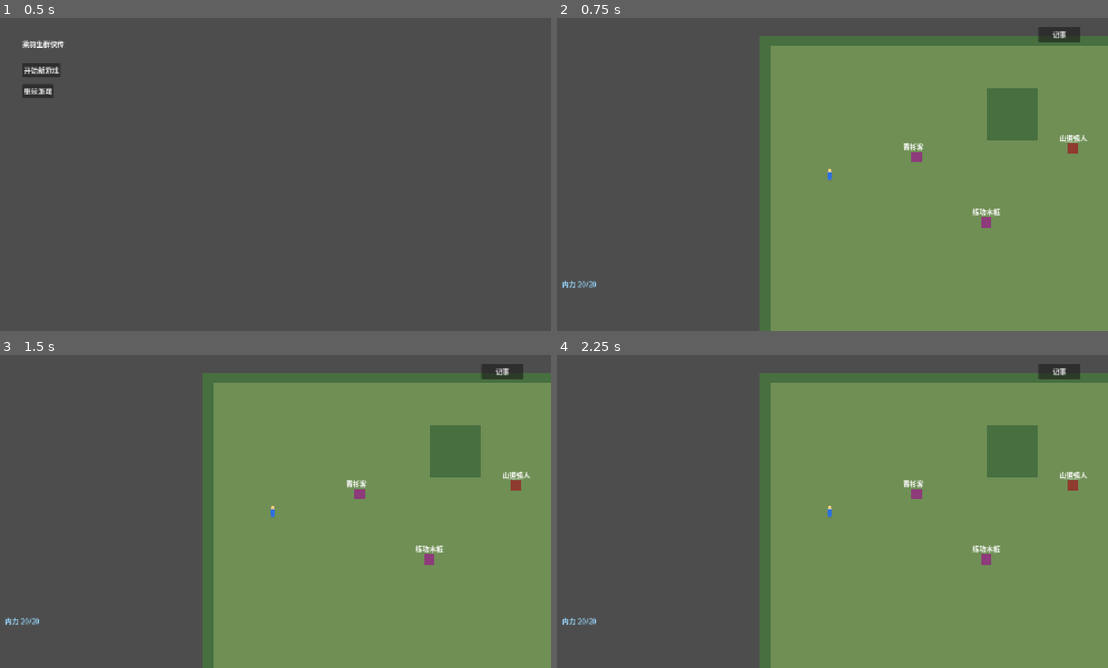
Above: before the commit, frames 1-4 (two rows, left to right).
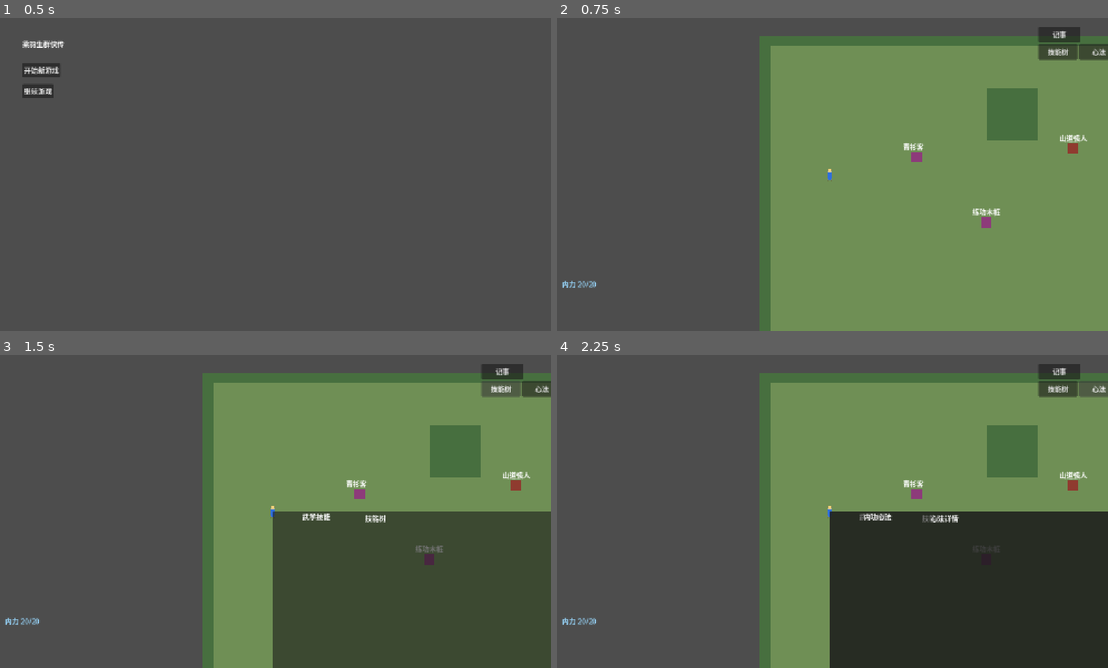
Above: after the commit, the same moments.

Repository: zhangyebo1991/liangyusheng-qunxiazhuan
Game: Godot game, scene res://scenes/boot.tscn
Two runs of this game, one before a commit and one after it. Both use one fixed random seed, a clock stepped at 60 frames per second and the inputs below.
Inputs (mouse positions are in pixels of both pictures, inside the frame that each line leads up to):
- Up to frame 1 (0.5 s): no input
- Up to frame 2 (0.75 s): click "开始新游戏" at 0.5 s
- Up to frame 3 (1.5 s): click (501, 389) at 1.25 s, where only the run after the commit has a clickable "技能树"
- Up to frame 4 (2.25 s): click (1096, 389) at 2 s, where only the run after the commit has a clickable "心法"

Frame 1 is identical in both runs. In frame 2, 0.7% of the frame differs, in the area x 87-100%, y 8-14%; in frame 3, 26%; in frame 4, 26%, in the area x 49-100%, y 8-100%.

Commit message:
feat: add growth system UI panels - skill tree, inner art, and insight popup

Diff:
--- a/scripts/scenes/hud.gd
+++ b/scripts/scenes/hud.gd
@@ -1,6 +1,9 @@
 extends CanvasLayer
 
 const PartyPanelScript = preload("res://scripts/scenes/party_panel.gd")
+const SkillTreePanelScript = preload("res://scripts/scenes/skill_tree_panel.gd")
+const InnerArtPanelScript = preload("res://scripts/scenes/inner_art_panel.gd")
+const InsightPopupScript = preload("res://scripts/scenes/insight_popup.gd")
 
 signal item_use_requested(item_id: String)
 signal shop_buy_requested(item_id: String)
@@ -24,6 +27,11 @@
 var shop_is_open := false
 var mp_label: Label = null
 
+var skill_tree_panel: PanelContainer
+var inner_art_panel: PanelContainer
+var insight_popup: PanelContainer
+var growth_buttons: HBoxContainer
+
 func _ready() -> void:
 	quest_label = Label.new()
 	quest_label.position = Vector2(24, 20)
@@ -61,6 +69,7 @@
 
 	_create_inventory_panel()
 	_create_shop_panel()
+	_create_growth_panels()
 
 	set_quest_text("")
 	set_prompt("")
@@ -314,3 +323,87 @@
 	var item_id = str(item.get("id", ""))
 	buy_button.pressed.connect(func(): shop_buy_requested.emit(item_id))
 	row.add_child(buy_button)
+
+func _create_growth_panels() -> void:
+	growth_buttons = HBoxContainer.new()
+	growth_buttons.position = Vector2(1120, 60)
+	growth_buttons.size = Vector2(300, 36)
+	add_child(growth_buttons)
+
+	var skill_tree_button = Button.new()
+	skill_tree_button.text = "技能树"
+	skill_tree_button.custom_minimum_size = Vector2(90, 36)
+	skill_tree_button.pressed.connect(toggle_skill_tree)
+	growth_buttons.add_child(skill_tree_button)
+
+	var inner_art_button = Button.new()
+	inner_art_button.text = "心法"
+	inner_art_button.custom_minimum_size = Vector2(90, 36)
+	inner_art_button.pressed.connect(toggle_inner_art)
+	growth_buttons.add_child(inner_art_button)
+
+	skill_tree_panel = SkillTreePanelScript.new()
+	skill_tree_panel.set_anchors_preset(Control.PRESET_CENTER)
+	add_child(skill_tree_panel)
+
+	inner_art_panel = InnerArtPanelScript.new()
+	inner_art_panel.set_anchors_preset(Control.PRESET_CENTER)
+	add_child(inner_art_panel)
+
+	insight_popup = InsightPopupScript.new()
+	insight_popup.set_anchors_preset(Control.PRESET_CENTER)
+	add_child(insight_popup)
+
+func set_growth_manager(manager: RefCounted) -> void:
+	if skill_tree_panel != null:
+		skill_tree_panel.set_growth_manager(manager)
+	if inner_art_panel != null:
+		inner_art_panel.set_growth_manager(manager)
+
+func toggle_skill_tree() -> void:
+	if skill_tree_panel == null:
+		return
+	if skill_tree_panel.visible:
+		skill_tree_panel.close()
+	else:
+		hide_inventory()
+		hide_shop()
+		hide_party_panel()
+		skill_tree_panel.open()
+
+func toggle_inner_art() -> void:
+	if inner_art_panel == null:
+		return
+	if inner_art_panel.visible:
+		inner_art_panel.close()
+	else:
+		hide_inventory()
+		hide_shop()
+		hide_party_panel()
+		inner_art_panel.open()
+
+func show_insight(message: String, unlock_name: String = "") -> void:
+	if insight_popup != null:
+		insight_popup.show_insight(message, unlock_name)
+
+func is_growth_panel_open() -> bool:
+	return (skill_tree_panel != null and skill_tree_panel.visible) or \
+		   (inner_art_panel != null and inner_art_panel.visible)
+
+func hide_all_growth_panels() -> void:
+	if skill_tree_panel != null:
+		skill_tree_panel.close()
+	if inner_art_panel != null:
+		inner_art_panel.close()
+
+func _input(event: InputEvent) -> void:
+	if event is InputEventKey and event.pressed:
+		match event.keycode:
+			KEY_K:
+				toggle_skill_tree()
+			KEY_J:
+				toggle_inner_art()
+			KEY_ESCAPE:
+				if is_growth_panel_open():
+					hide_all_growth_panels()
+					get_viewport().set_input_as_handled()
--- /dev/null
+++ b/scripts/scenes/inner_art_panel.gd
@@ -0,0 +1,225 @@
+extends PanelContainer
+
+signal art_upgraded(art_id: String)
+signal art_switched(art_id: String)
+signal panel_closed
+
+var growth_manager: RefCounted = null
+var art_list: VBoxContainer
+var detail_panel: VBoxContainer
+var effects_label: Label
+var current_art_id: String = ""
+
+func _init() -> void:
+	custom_minimum_size = Vector2(700, 500)
+	visible = false
+
+func _ready() -> void:
+	_build_ui()
+
+func set_growth_manager(manager: RefCounted) -> void:
+	growth_manager = manager
+	_refresh_art_list()
+
+func _build_ui() -> void:
+	var main_split = HSplitContainer.new()
+	main_split.set_anchors_preset(Control.PRESET_FULL_RECT)
+	main_split.split_offset = 220
+	add_child(main_split)
+
+	var left_panel = VBoxContainer.new()
+	left_panel.custom_minimum_size = Vector2(220, 0)
+	main_split.add_child(left_panel)
+
+	var art_title = Label.new()
+	art_title.text = "内功心法"
+	art_title.horizontal_alignment = HORIZONTAL_ALIGNMENT_CENTER
+	left_panel.add_child(art_title)
+
+	var art_scroll = ScrollContainer.new()
+	art_scroll.size_flags_vertical = Control.SIZE_EXPAND_FILL
+	left_panel.add_child(art_scroll)
+
+	art_list = VBoxContainer.new()
+	art_list.size_flags_horizontal = Control.SIZE_EXPAND_FILL
+	art_scroll.add_child(art_list)
+
+	var right_panel = VBoxContainer.new()
+	right_panel.size_flags_horizontal = Control.SIZE_EXPAND_FILL
+	main_split.add_child(right_panel)
+
+	var header = HBoxContainer.new()
+	right_panel.add_child(header)
+
+	var detail_title = Label.new()
+	detail_title.text = "心法详情"
+	detail_title.size_flags_horizontal = Control.SIZE_EXPAND_FILL
+	header.add_child(detail_title)
+
+	var close_button = Button.new()
+	close_button.text = "关闭"
+	close_button.pressed.connect(_on_close_pressed)
+	header.add_child(close_button)
+
+	detail_panel = VBoxContainer.new()
+	detail_panel.size_flags_vertical = Control.SIZE_EXPAND_FILL
+	right_panel.add_child(detail_panel)
+
+	effects_label = Label.new()
+	effects_label.text = "当前效果：无"
+	effects_label.custom_minimum_size = Vector2(0, 80)
+	right_panel.add_child(effects_label)
+
+func _refresh_art_list() -> void:
+	for child in art_list.get_children():
+		child.queue_free()
+
+	if growth_manager == null:
+		return
+
+	var learned_arts = growth_manager.inner_arts._learned_arts
+	var all_arts = growth_manager.inner_arts._arts
+
+	for art_id in all_arts.keys():
+		var art_data = all_arts[art_id]
+		var is_learned = learned_arts.has(art_id)
+		var is_active = growth_manager.inner_arts._active_art == art_id
+
+		var button = Button.new()
+		button.size_flags_horizontal = Control.SIZE_EXPAND_FILL
+
+		if is_active:
+			button.text = "★ " + str(art_data.get("name", art_id)) + " (激活)"
+		elif is_learned:
+			button.text = str(art_data.get("name", art_id))
+		else:
+			button.text = str(art_data.get("name", art_id)) + " (未学)"
+
+		button.pressed.connect(_on_art_selected.bind(art_id))
+		art_list.add_child(button)
+
+func _on_art_selected(art_id: String) -> void:
+	current_art_id = art_id
+	_display_art_detail(art_id)
+
+func _display_art_detail(art_id: String) -> void:
+	for child in detail_panel.get_children():
+		child.queue_free()
+
+	if growth_manager == null:
+		return
+
+	var art_data = growth_manager.inner_arts._arts.get(art_id, {})
+	if art_data.is_empty():
+		return
+
+	var is_learned = growth_manager.inner_arts._learned_arts.has(art_id)
+	var level = growth_manager.inner_arts.get_art_level(art_id)
+	var max_level = int(art_data.get("max_level", 1))
+	var is_active = growth_manager.inner_arts._active_art == art_id
+
+	var name_label = Label.new()
+	name_label.text = str(art_data.get("name", ""))
+	detail_panel.add_child(name_label)
+
+	var desc_label = Label.new()
+	desc_label.text = str(art_data.get("description", ""))
+	desc_label.autowrap_mode = TextServer.AUTOWRAP_WORD_SMART
+	detail_panel.add_child(desc_label)
+
+	var level_label = Label.new()
+	if is_learned:
+		level_label.text = "等级：" + str(level) + "/" + str(max_level)
+	else:
+		level_label.text = "状态：未学习"
+	detail_panel.add_child(level_label)
+
+	if is_learned:
+		var effects = growth_manager.inner_arts.get_active_effects()
+		if not effects.is_empty():
+			var effects_text = "当前效果："
+			for key in effects.keys():
+				effects_text += "\n  " + _format_effect(key, effects[key])
+			effects_label.text = effects_text
+		else:
+			effects_label.text = "当前效果：无（心法未激活）"
+
+		var button_row = HBoxContainer.new()
+		detail_panel.add_child(button_row)
+
+		if level < max_level:
+			var costs = art_data.get("level_up_cost", [])
+			var cost = 1
+			if level < costs.size():
+				cost = int(costs[level])
+
+			var upgrade_button = Button.new()
+			upgrade_button.text = "升级 (消耗" + str(cost) + "点)"
+			upgrade_button.disabled = growth_manager.proficiency_points < cost
+			upgrade_button.pressed.connect(_on_upgrade_pressed.bind(art_id))
+			button_row.add_child(upgrade_button)
+
+		if not is_active:
+			var switch_button = Button.new()
+			switch_button.text = "激活"
+			switch_button.pressed.connect(_on_switch_pressed.bind(art_id))
+			button_row.add_child(switch_button)
+	else:
+		var learn_button = Button.new()
+		learn_button.text = "学习"
+		learn_button.pressed.connect(_on_learn_pressed.bind(art_id))
+		detail_panel.add_child(learn_button)
+		effects_label.text = "当前效果：无（未学习）"
+
+func _on_learn_pressed(art_id: String) -> void:
+	if growth_manager == null:
+		return
+
+	var result = growth_manager.learn_art(art_id)
+	if result.get("success", false):
+		_display_art_detail(art_id)
+		_refresh_art_list()
+
+func _on_upgrade_pressed(art_id: String) -> void:
+	if growth_manager == null:
+		return
+
+	var result = growth_manager.upgrade_art(art_id)
+	if result.get("success", false):
+		art_upgraded.emit(art_id)
+		_display_art_detail(art_id)
+		_refresh_art_list()
+
+func _on_switch_pressed(art_id: String) -> void:
+	if growth_manager == null:
+		return
+
+	var result = growth_manager.switch_active(art_id)
+	if result.get("success", false):
+		art_switched.emit(art_id)
+		_display_art_detail(art_id)
+		_refresh_art_list()
+
+func _format_effect(key: String, value) -> String:
+	match key:
+		"max_mp":
+			return "内力上限 +" + str(value)
+		"mp_regen":
+			return "内力回复 +" + str(value)
+		"defense":
+			return "防御 +" + str(value)
+		"attack":
+			return "攻击 +" + str(value)
+		_:
+			return str(key) + " +" + str(value)
+
+func _on_close_pressed() -> void:
+	visible = false
+	panel_closed.emit()
+
+func open() -> void:
+	_refresh_art_list()
+	visible = true
+
+func close() -> void:
+	visible = false
--- /dev/null
+++ b/scripts/scenes/insight_popup.gd
@@ -0,0 +1,83 @@
+extends PanelContainer
+
+signal popup_dismissed
+
+var message_label: Label
+var unlock_label: Label
+var dismiss_button: Button
+var auto_hide_timer: Timer
+
+func _init() -> void:
+	custom_minimum_size = Vector2(400, 200)
+	visible = false
+	anchors_preset = Control.PRESET_CENTER
+
+func _ready() -> void:
+	_build_ui()
+
+	auto_hide_timer = Timer.new()
+	auto_hide_timer.wait_time = 5.0
+	auto_hide_timer.one_shot = true
+	auto_hide_timer.timeout.connect(_on_auto_hide)
+	add_child(auto_hide_timer)
+
+func _build_ui() -> void:
+	var vbox = VBoxContainer.new()
+	vbox.set_anchors_preset(Control.PRESET_FULL_RECT)
+	vbox.add_theme_constant_override("separation", 20)
+	add_child(vbox)
+
+	var title = Label.new()
+	title.text = "领悟成功！"
+	title.horizontal_alignment = HORIZONTAL_ALIGNMENT_CENTER
+	title.add_theme_font_size_override("font_size", 24)
+	vbox.add_child(title)
+
+	var separator = HSeparator.new()
+	vbox.add_child(separator)
+
+	message_label = Label.new()
+	message_label.text = ""
+	message_label.horizontal_alignment = HORIZONTAL_ALIGNMENT_CENTER
+	message_label.autowrap_mode = TextServer.AUTOWRAP_WORD_SMART
+	vbox.add_child(message_label)
+
+	unlock_label = Label.new()
+	unlock_label.text = ""
+	unlock_label.horizontal_alignment = HORIZONTAL_ALIGNMENT_CENTER
+	unlock_label.add_theme_font_size_override("font_size", 18)
+	vbox.add_child(unlock_label)
+
+	dismiss_button = Button.new()
+	dismiss_button.text = "确定"
+	dismiss_button.custom_minimum_size = Vector2(120, 40)
+	dismiss_button.size_flags_horizontal = Control.SIZE_SHRINK_CENTER
+	dismiss_button.pressed.connect(_on_dismiss_pressed)
+	vbox.add_child(dismiss_button)
+
+func show_insight(message: String, unlock_name: String = "") -> void:
+	message_label.text = message
+
+	if unlock_name.is_empty():
+		unlock_label.text = ""
+		unlock_label.visible = false
+	else:
+		unlock_label.text = "解锁：" + unlock_name
+		unlock_label.visible = true
+
+	visible = true
+	auto_hide_timer.start()
+
+func _on_dismiss_pressed() -> void:
+	hide()
+	popup_dismissed.emit()
+
+func _on_auto_hide() -> void:
+	hide()
+	popup_dismissed.emit()
+
+func _input(event: InputEvent) -> void:
+	if visible and event is InputEventKey:
+		if event.pressed and (event.keycode == KEY_ENTER or event.keycode == KEY_SPACE):
+			_on_dismiss_pressed()
+			get_viewport().set_input_as_handled()
--- /dev/null
+++ b/scripts/scenes/skill_tree_panel.gd
@@ -0,0 +1,238 @@
+extends PanelContainer
+
+signal node_unlocked(skill_id: String, node_id: String)
+signal panel_closed
+
+var growth_manager: RefCounted = null
+var current_skill_id: String = ""
+var skill_list: VBoxContainer
+var tree_container: Control
+var info_panel: VBoxContainer
+var points_label: Label
+var node_buttons: Dictionary = {}
+
+func _init() -> void:
+	custom_minimum_size = Vector2(900, 600)
+	visible = false
+
+func _ready() -> void:
+	_build_ui()
+
+func set_growth_manager(manager: RefCounted) -> void:
+	growth_manager = manager
+	_refresh_skill_list()
+	_update_points_display()
+
+func _build_ui() -> void:
+	var main_split = HSplitContainer.new()
+	main_split.set_anchors_preset(Control.PRESET_FULL_RECT)
+	main_split.split_offset = 200
+	add_child(main_split)
+
+	var left_panel = VBoxContainer.new()
+	left_panel.custom_minimum_size = Vector2(200, 0)
+	main_split.add_child(left_panel)
+
+	var skill_title = Label.new()
+	skill_title.text = "武学技能"
+	skill_title.horizontal_alignment = HORIZONTAL_ALIGNMENT_CENTER
+	left_panel.add_child(skill_title)
+
+	var skill_scroll = ScrollContainer.new()
+	skill_scroll.size_flags_vertical = Control.SIZE_EXPAND_FILL
+	left_panel.add_child(skill_scroll)
+
+	skill_list = VBoxContainer.new()
+	skill_list.size_flags_horizontal = Control.SIZE_EXPAND_FILL
+	skill_scroll.add_child(skill_list)
+
+	var right_panel = VBoxContainer.new()
+	right_panel.size_flags_horizontal = Control.SIZE_EXPAND_FILL
+	main_split.add_child(right_panel)
+
+	var header = HBoxContainer.new()
+	right_panel.add_child(header)
+
+	var tree_title = Label.new()
+	tree_title.text = "技能树"
+	tree_title.size_flags_horizontal = Control.SIZE_EXPAND_FILL
+	header.add_child(tree_title)
+
+	points_label = Label.new()
+	points_label.text = "熟练度：0"
+	header.add_child(points_label)
+
+	var close_button = Button.new()
+	close_button.text = "关闭"
+	close_button.pressed.connect(_on_close_pressed)
+	header.add_child(close_button)
+
+	tree_container = Control.new()
+	tree_container.size_flags_vertical = Control.SIZE_EXPAND_FILL
+	right_panel.add_child(tree_container)
+
+	info_panel = VBoxContainer.new()
+	info_panel.custom_minimum_size = Vector2(0, 120)
+	right_panel.add_child(info_panel)
+
+func _refresh_skill_list() -> void:
+	for child in skill_list.get_children():
+		child.queue_free()
+
+	if growth_manager == null:
+		return
+
+	var skill_trees = growth_manager.skill_trees._trees
+	for skill_id in skill_trees.keys():
+		var tree = skill_trees[skill_id]
+		var button = Button.new()
+		button.text = str(tree.get("name", skill_id))
+		button.size_flags_horizontal = Control.SIZE_EXPAND_FILL
+		button.pressed.connect(_on_skill_selected.bind(skill_id))
+		skill_list.add_child(button)
+
+func _on_skill_selected(skill_id: String) -> void:
+	current_skill_id = skill_id
+	_display_skill_tree(skill_id)
+
+func _display_skill_tree(skill_id: String) -> void:
+	for child in tree_container.get_children():
+		child.queue_free()
+	node_buttons.clear()
+
+	if growth_manager == null:
+		return
+
+	var tree = growth_manager.skill_trees._trees.get(skill_id, {})
+	if tree.is_empty():
+		return
+
+	var branches = tree.get("branches", [])
+	var branch_width = 250.0
+	var node_height = 60.0
+	var start_x = 20.0
+	var start_y = 20.0
+
+	for branch_index in range(branches.size()):
+		var branch = branches[branch_index]
+		var branch_x = start_x + branch_index * branch_width
+
+		var branch_label = Label.new()
+		branch_label.text = str(branch.get("name", ""))
+		branch_label.position = Vector2(branch_x, start_y)
+		tree_container.add_child(branch_label)
+
+		var nodes = branch.get("nodes", [])
+		for node_index in range(nodes.size()):
+			var node = nodes[node_index]
+			var node_y = start_y + 40 + node_index * node_height
+			_create_node_button(skill_id, node, Vector2(branch_x, node_y))
+
+func _create_node_button(skill_id: String, node: Dictionary, pos: Vector2) -> void:
+	var node_id = str(node.get("id", ""))
+	var is_unlocked = growth_manager.skill_trees._is_node_unlocked(skill_id, node_id)
+	var can_unlock = _can_unlock_node(skill_id, node)
+
+	var button = Button.new()
+	button.position = pos
+	button.custom_minimum_size = Vector2(220, 50)
+
+	if is_unlocked:
+		button.text = "✓ " + str(node.get("name", ""))
+		button.disabled = true
+	elif can_unlock:
+		button.text = str(node.get("name", "")) + " (" + str(node.get("cost", 1)) + "点)"
+		button.pressed.connect(_on_unlock_pressed.bind(skill_id, node_id))
+	else:
+		button.text = str(node.get("name", "")) + " (锁定)"
+		button.disabled = true
+
+	tree_container.add_child(button)
+	node_buttons[node_id] = button
+
+func _can_unlock_node(skill_id: String, node: Dictionary) -> bool:
+	if growth_manager == null:
+		return false
+
+	var node_id = str(node.get("id", ""))
+	if growth_manager.skill_trees._is_node_unlocked(skill_id, node_id):
+		return false
+
+	var cost = int(node.get("cost", 1))
+	if growth_manager.proficiency_points < cost:
+		return false
+
+	var requires = node.get("requires", [])
+	for req in requires:
+		if not growth_manager.skill_trees._is_node_unlocked(skill_id, str(req)):
+			return false
+
+	return true
+
+func _on_unlock_pressed(skill_id: String, node_id: String) -> void:
+	if growth_manager == null:
+		return
+
+	var result = growth_manager.unlock_skill_node(skill_id, node_id)
+	if result.get("success", false):
+		node_unlocked.emit(skill_id, node_id)
+		_display_skill_tree(skill_id)
+		_update_points_display()
+		_show_node_info(skill_id, node_id)
+
+func _show_node_info(skill_id: String, node_id: String) -> void:
+	for child in info_panel.get_children():
+		child.queue_free()
+
+	var tree = growth_manager.skill_trees._trees.get(skill_id, {})
+	var node = _find_node(tree, node_id)
+	if node.is_empty():
+		return
+
+	var name_label = Label.new()
+	name_label.text = str(node.get("name", ""))
+	info_panel.add_child(name_label)
+
+	var effects = node.get("effects", {})
+	for key in effects.keys():
+		var effect_label = Label.new()
+		effect_label.text = _format_effect(key, effects[key])
+		info_panel.add_child(effect_label)
+
+func _find_node(tree: Dictionary, node_id: String) -> Dictionary:
+	for branch in tree.get("branches", []):
+		for node in branch.get("nodes", []):
+			if str(node.get("id", "")) == node_id:
+				return node
+	return {}
+
+func _format_effect(key: String, value) -> String:
+	match key:
+		"damage_bonus":
+			return "伤害 +" + str(value)
+		"crit_chance":
+			return "暴击率 +" + str(int(float(value) * 100)) + "%"
+		"accuracy_bonus":
+			return "精准 +" + str(value)
+		"add_effect":
+			return "附加效果：" + str(value)
+		"extra_strike":
+			return "连击率 " + str(int(float(value) * 100)) + "%"
+		_:
+			return str(key) + "：" + str(value)
+
+func _update_points_display() -> void:
+	if growth_manager != null:
+		points_label.text = "熟练度：" + str(growth_manager.proficiency_points)
+
+func _on_close_pressed() -> void:
+	visible = false
+	panel_closed.emit()
+
+func open() -> void:
+	_refresh_skill_list()
+	_update_points_display()
+	visible = true
+
+func close() -> void:
+	visible = false
